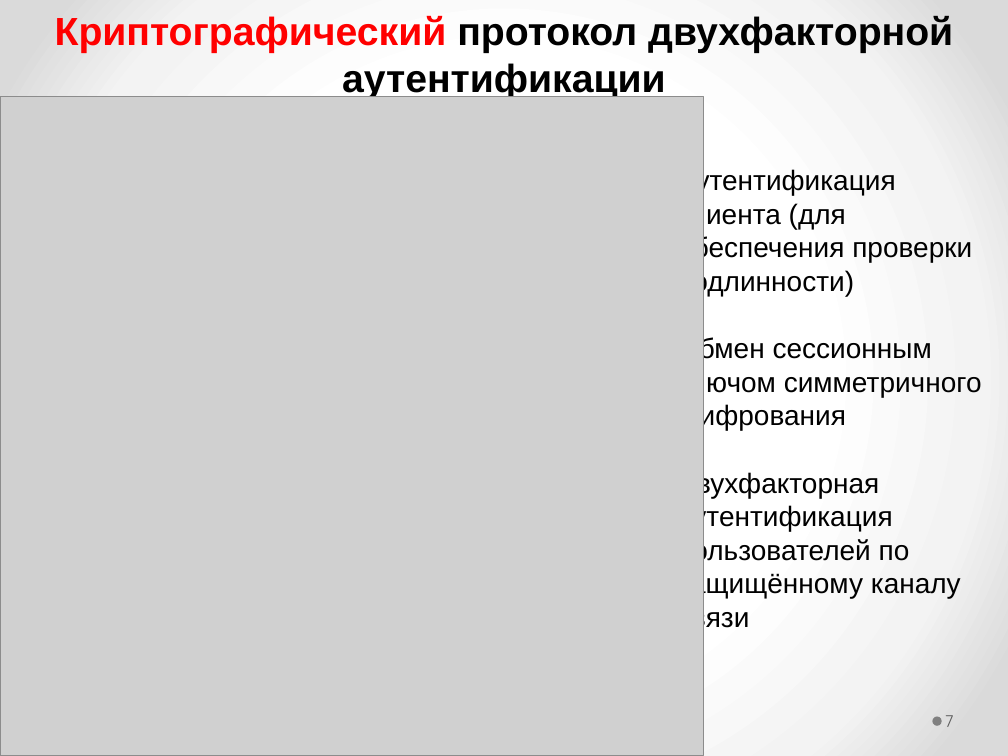
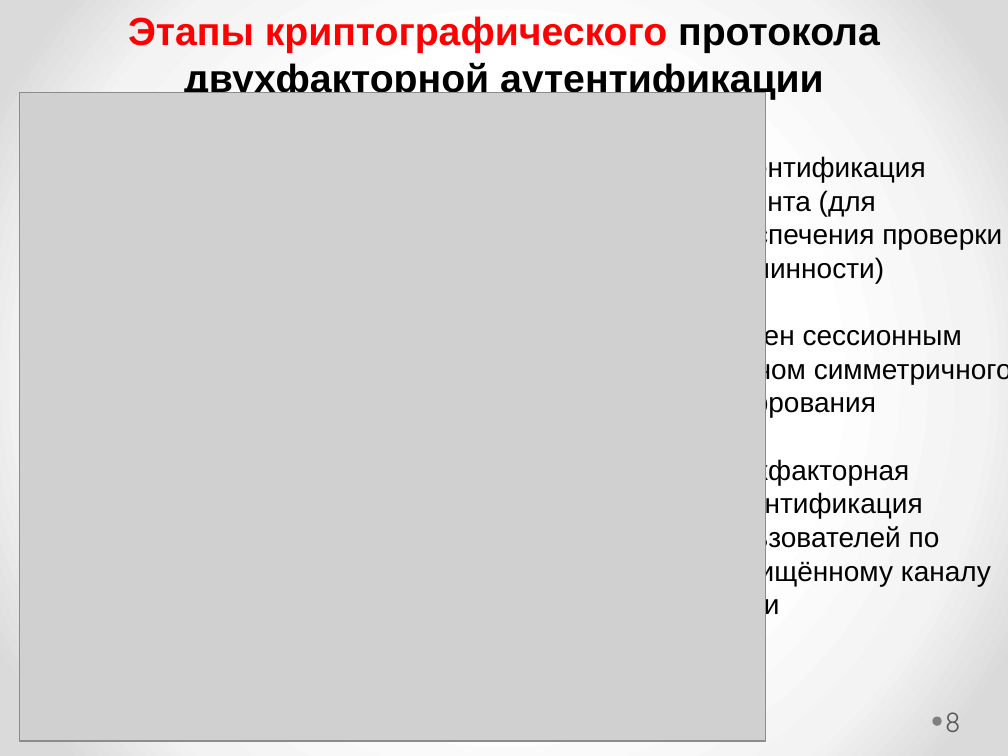
Before and after one commit to romanivanov21/tk_project_windows, a slide deck: slide 8 of ВКР (выпускная квалификационная работа)/MP-49_Ivanov_Roman_present.pptx (slide 7 before the commit). Drawn at 1008x756 pixels with LibreOffice and Linux fonts; fonts in the diff are those of the drawing; grey boxes stand for pictures. Boxes give left, top, right and bottom in pixels: in the first picture for what was removed or moved away, otherwise in the second. Text is boxed around its words. In the diff, an @@ line names an element or a change of style, - is before the commit and + after.

```diff
--- a/ВКР (выпускная квалификационная работа)/MP-49_Ivanov_Roman_present.pptx
+++ b/ВКР (выпускная квалификационная работа)/MP-49_Ivanov_Roman_present.pptx
@@ text at (x1=128, y1=16, x2=880, y2=100): text changed @@
-Криптографический протокол двухфакторной аутентификации
+Этапы криптографического протокола двухфакторной аутентификации
@@ picture resized from (x1=0, y1=96, x2=704, y2=756) to (x1=20, y1=93, x2=766, y2=742) @@
@@ text "Аутентификация клиента (для обеспечения проверки ..." moved from (x1=677, y1=168, x2=982, y2=632) to (x1=707, y1=155, x2=1008, y2=619) @@
@@ text "Аутентификация клиента (для обеспечения проверки ..." at (x1=707, y1=155, x2=1008, y2=619): bullet 1) to 1. @@
@@ page number at (x1=945, y1=712, x2=961, y2=732): text changed; size 12 to 20 pt @@
-7
+8
```
Also in this commit, not shown: 6 other slides changed, 3 slides added, 5 slides removed, 1 other file.
